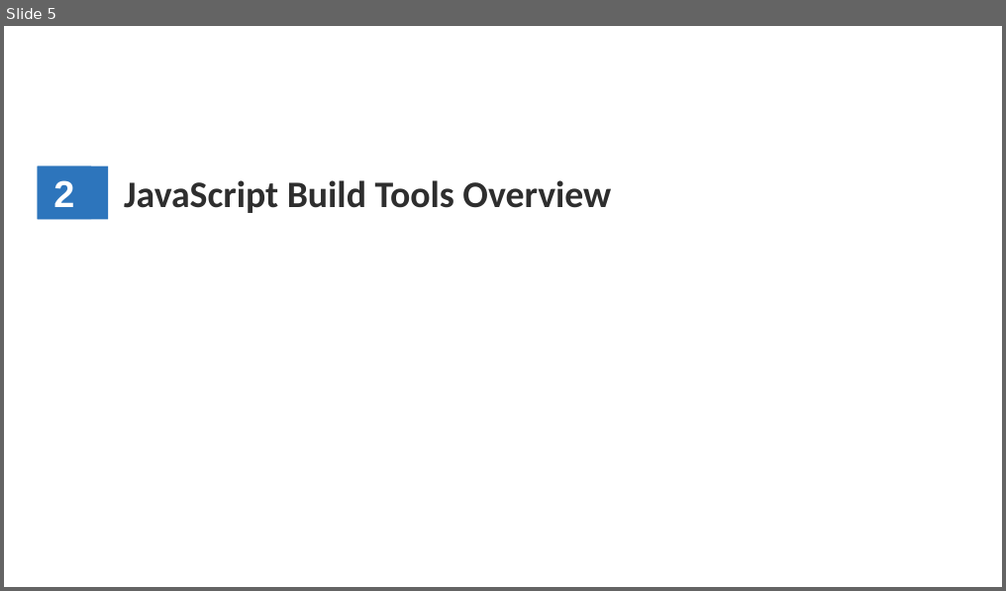
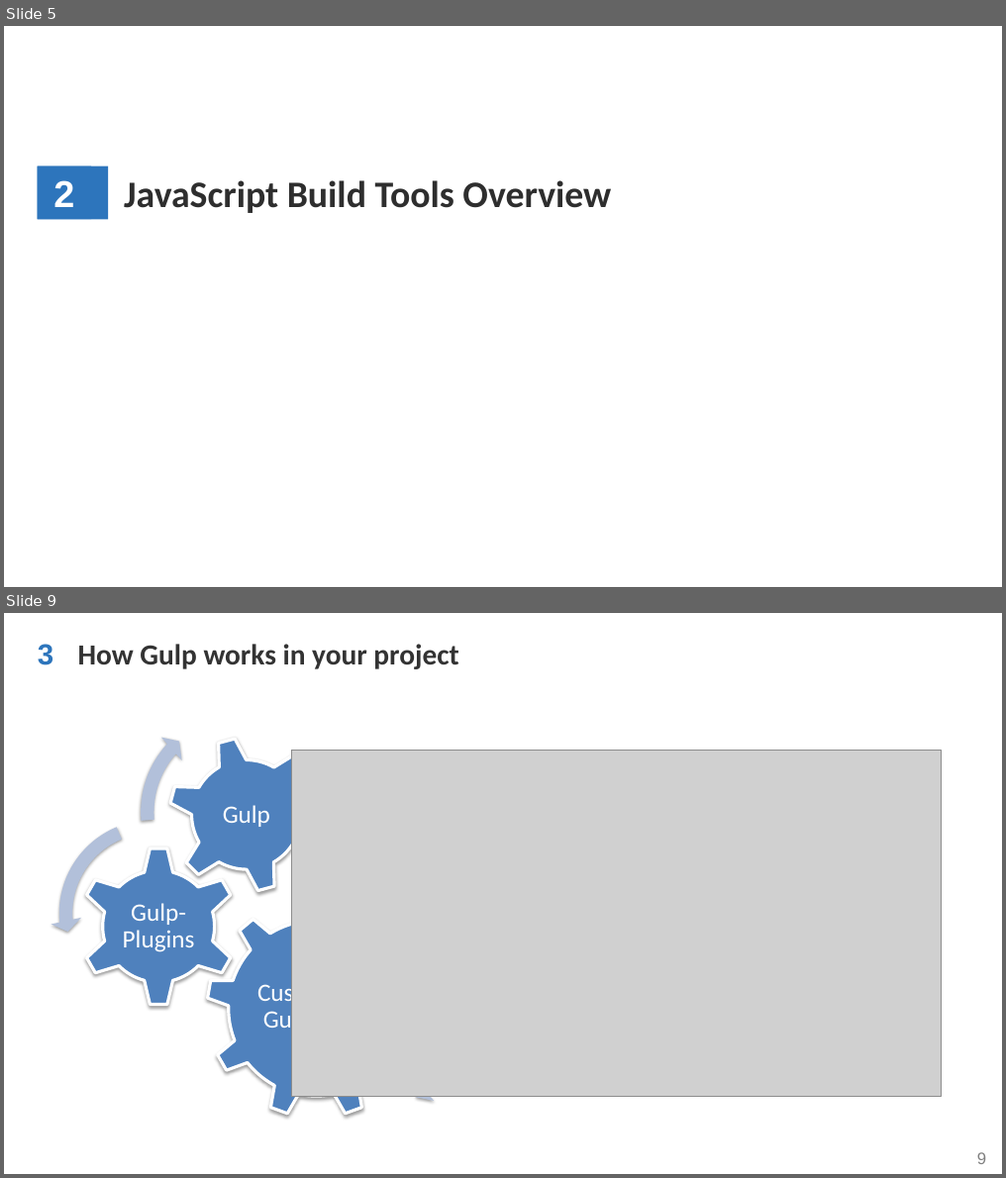
Before and after one commit to WenhaoXu/full-stack-web-course, a slide deck: engineering/2017/Gulp.pptx. Shown one above the other, each under a label of ours: slide 5 before the commit, slides 5 and 9 after it; the slides between them are not shown. The pictures are 1006x591 and 1006x1178 pixels, drawn with LibreOffice and Linux fonts; fonts in the diff are those of the drawing; grey boxes stand for pictures; background and template pictures are left out. Boxes give left, top, right and bottom in pixels: in the first picture for what was removed or moved away, otherwise in the second. Text is boxed around its words. In the diff, an @@ line names an element or a change of style, - is before the commit and + after.

Commit message:
[Engineering] update gulp ppt.

```diff
--- a/engineering/2017/Gulp.pptx
+++ b/engineering/2017/Gulp.pptx
@@ slide 9 added at (4, 613, 1002, 1174), background #FFFFFF; not listed: 1 template element that a slide beside it also shows @@
@@ text added at (38, 644, 54, 665), 28 pt, text #2D75BC, bold @@
+3
@@ text added at (78, 644, 458, 669), 28 pt, text #333333, bold @@
+How Gulp works in your project
@@ group added at (51, 702, 471, 1146): 3 gears, 3 texts, 2 circular arrows, 1 left circular arrow @@
+Customized Gulp Tasks
+Gulp-Plugins
+Gulp
@@ picture added at (291, 750, 942, 1096) @@
```
Also in this commit, not shown: 2 slides changed, 14 other slides added, 4 slides removed.
